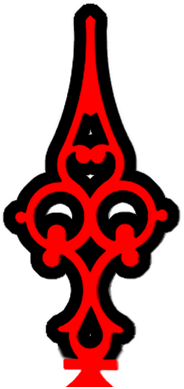
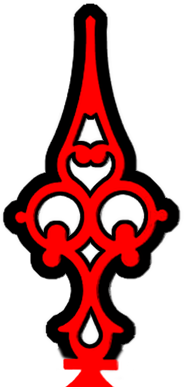
Layers edited between the first and the second 184x389 image:
painted on "a_hour_hand.png" over box(37, 118, 145, 345)
